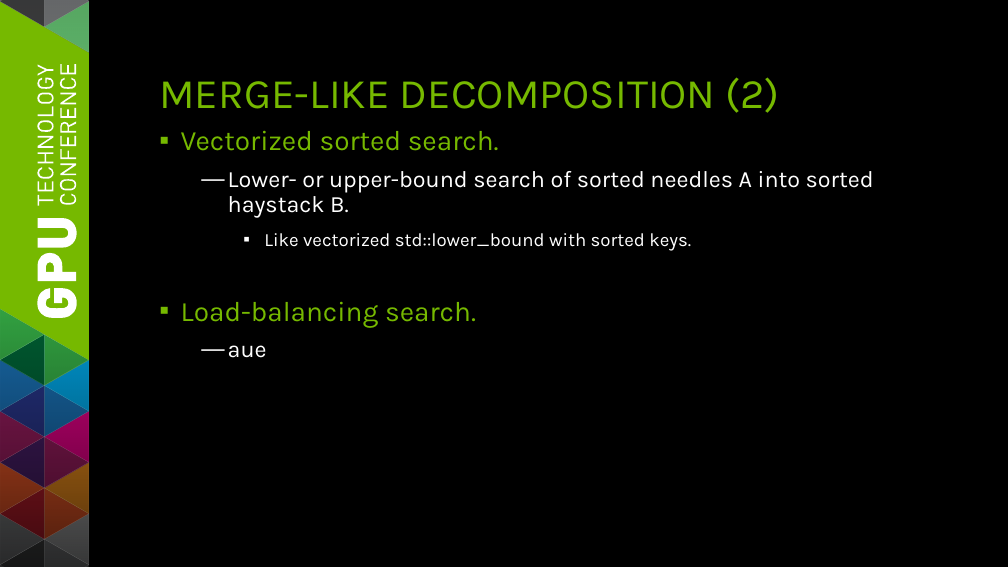
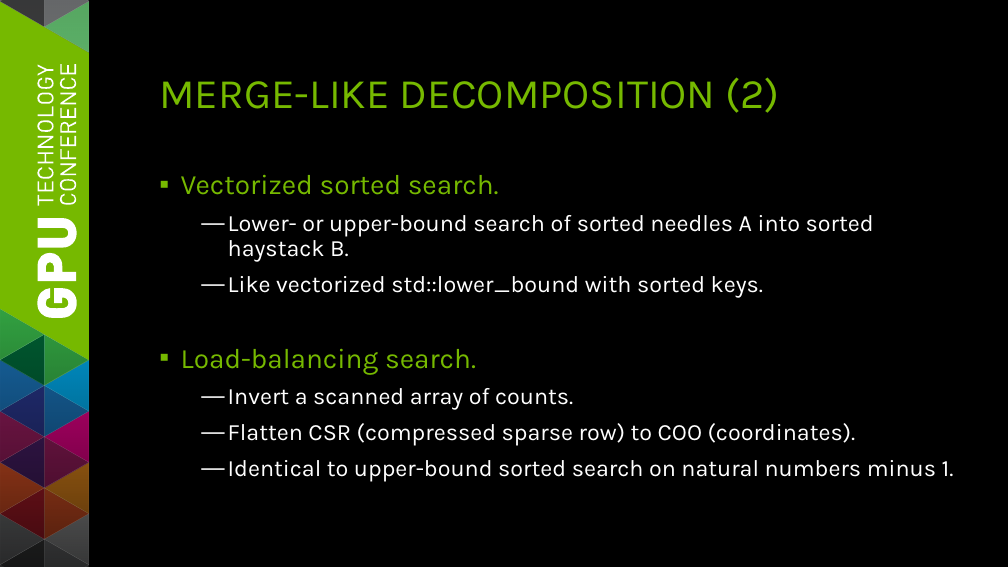
Before and after one commit to seanbaxter/gtc_2014, a slide deck: slide 10 of gtc_2014_sean_baxter.pptx. Drawn at 1008x567 pixels with LibreOffice and Linux fonts; fonts in the diff are those of the drawing. Boxes give left, top, right and bottom in pixels: in the first picture for what was removed or moved away, otherwise in the second. Text is boxed around its words. In the diff, an @@ line names an element or a change of style, - is before the commit and + after.

```diff
--- a/gtc_2014_sean_baxter.pptx
+++ b/gtc_2014_sean_baxter.pptx
@@ text at (x1=228, y1=276, x2=763, y2=297): size 16 to 20 pt in "Like vectorized std::lower_bound with sorted keys."; bullet ▪ to —; list level 3 to 2 in "Like vectorized std::lower_bound with sorted ..."; line spacing 1 to 0.9 @@
@@ text at (x1=228, y1=388, x2=954, y2=481): text changed @@
-  — aue
+  — Invert a scanned array of counts.
+  — Flatten CSR (compressed sparse row) to COO (coordinates).
+  — Identical to upper-bound sorted search on natural numbers minus 1.
```
Also in this commit, not shown: 5 other slides changed, 4 slides added, 3 slides removed, 1 other file.
